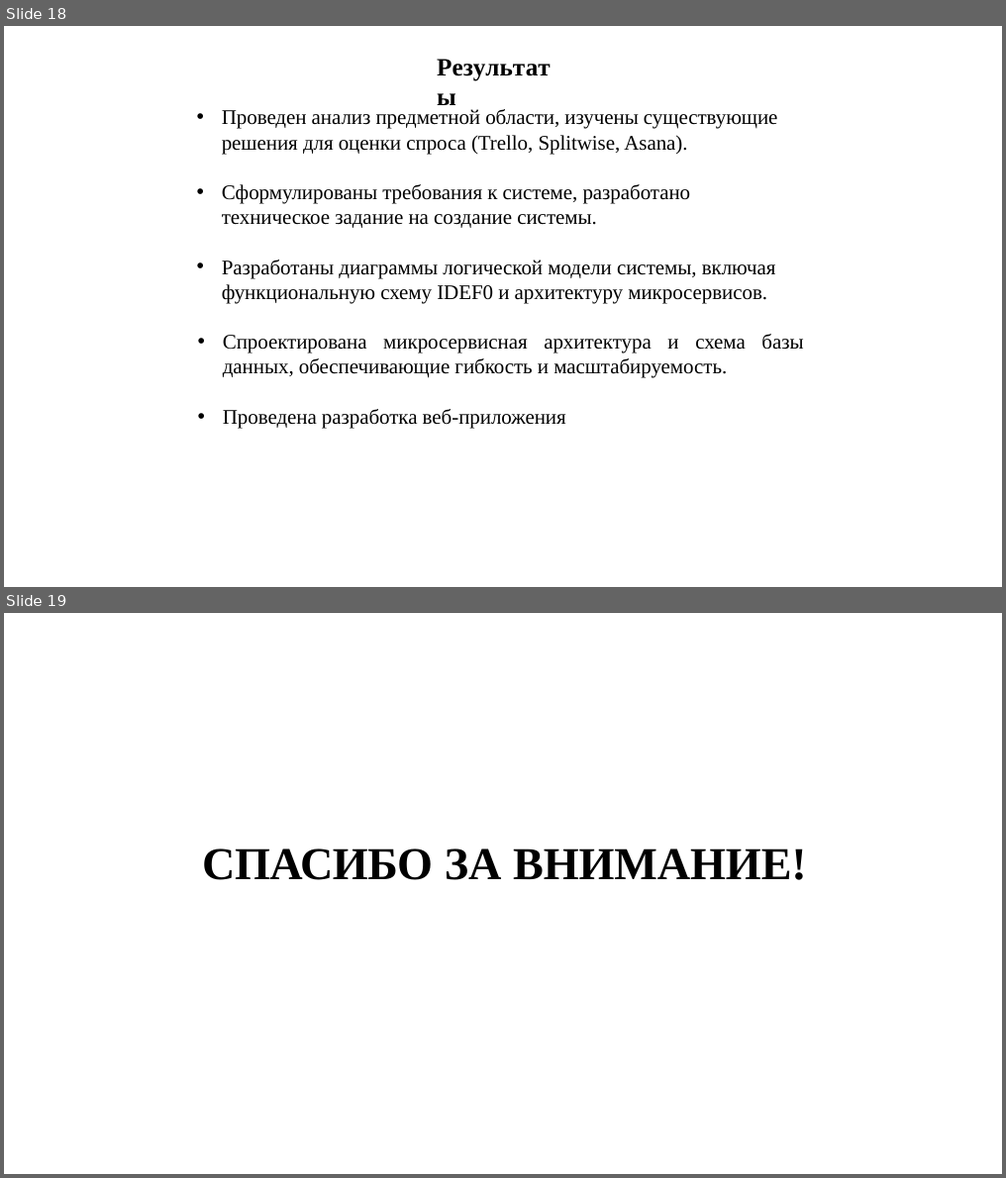
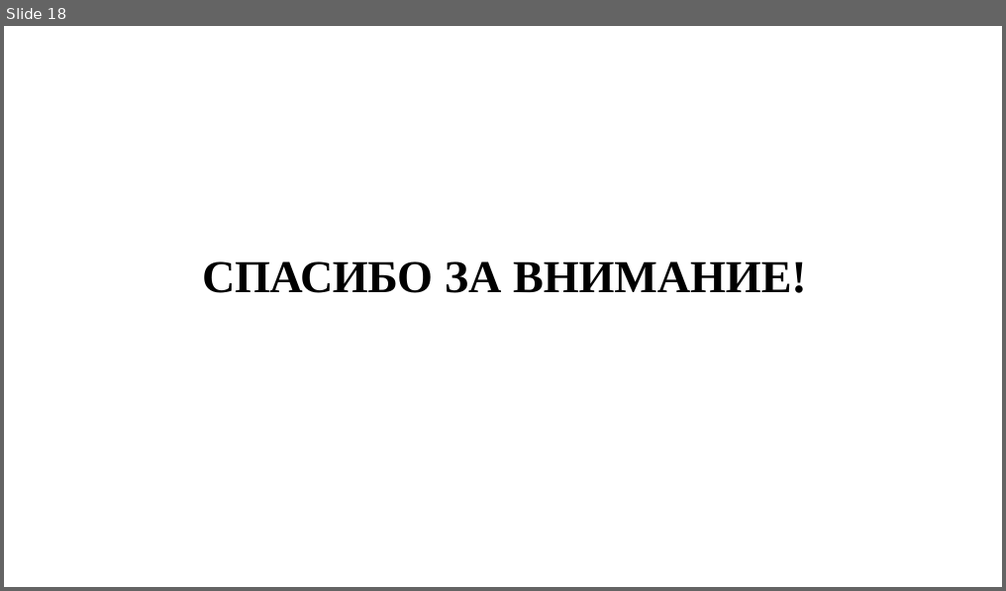
Before and after one commit to PabloPerdolie/eventManagement, a slide deck: диплом/ПРЕДДИПЛОМНАЯ_ПРАКТИКА/ПДП_Презентация_ИКБО-30-21_ПарусовПА.pptx. Shown one above the other, each under a label of ours: slides 18 and 19 before the commit, slide 18 after it. The pictures are 1006x1178 and 1006x591 pixels, drawn with LibreOffice and Linux fonts; fonts in the diff are those of the drawing. Boxes give left, top, right and bottom in pixels: in the first picture for what was removed or moved away, otherwise in the second. Text is boxed around its words. In the diff, an @@ line names an element or a change of style, - is before the commit and + after.

```diff
--- a/диплом/ПРЕДДИПЛОМНАЯ_ПРАКТИКА/ПДП_Презентация_ИКБО-30-21_ПарусовПА.pptx
+++ b/диплом/ПРЕДДИПЛОМНАЯ_ПРАКТИКА/ПДП_Презентация_ИКБО-30-21_ПарусовПА.pptx
@@ slide 18 removed at [4, 26, 1002, 587], background #FFFFFF @@
@@ title removed at [436, 50, 567, 82] @@
-Результаты
@@ text removed at [222, 109, 803, 429] @@
-• Проведен анализ предметной области, изучены существующие решения для оценки спроса (Trello, Splitwise, Asana).
-• Сформулированы требования к системе, разработано техническое задание на создание системы.
-• Разработаны диаграммы логической модели системы, включая функциональную схему IDEF0 и архитектуру микросервисов.
-• Спроектирована микросервисная архитектура и схема базы данных, обеспечивающие гибкость и масштабируемость.
-• Проведена разработка веб-приложения
@@ what was slide 19 is now slide 18 @@
```
Also in this commit, not shown: 13 slides changed, 4 slides added, 4 other slides removed, 31 other files.
